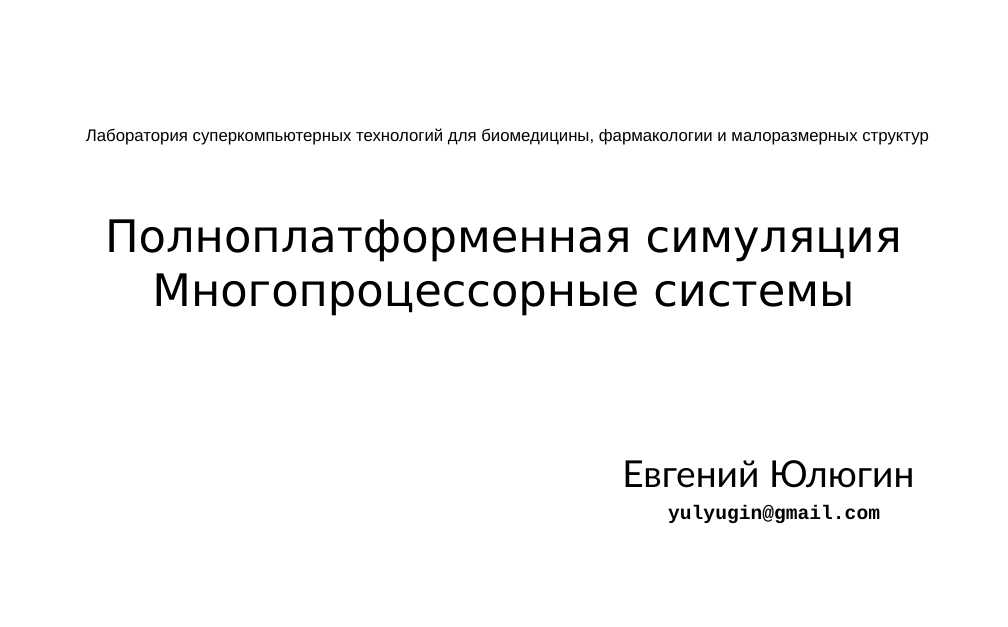
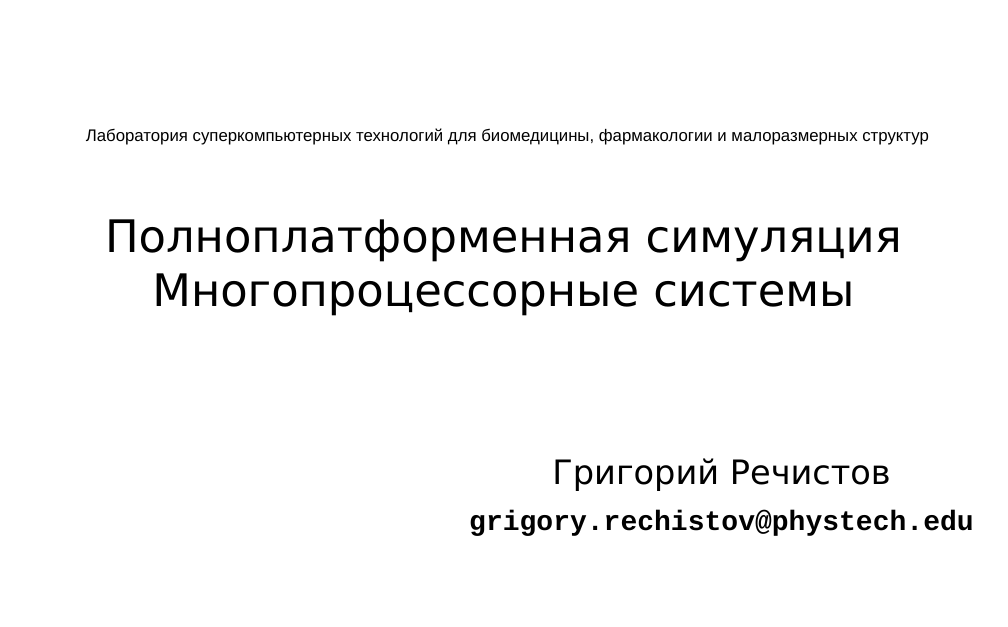
Before and after one commit to atakua/simlectures-archive, a slide deck: slide 1 of lecture05-des/lecture05-des.odp. Drawn at 1008x627 pixels with LibreOffice and Linux fonts; fonts in the diff are those of the drawing; background and template pictures are left out. Boxes give left, top, right and bottom in pixels: in the first picture for what was removed or moved away, otherwise in the second. Text is boxed around its words. In the diff, an @@ line names an element or a change of style, - is before the commit and + after.

```diff
--- a/lecture05-des/lecture05-des.odp
+++ b/lecture05-des/lecture05-des.odp
@@ subtitle added at (469,458,974,536), 20 pt, text #000000, bold @@
+Григорий Речистов
+grigory.rechistov@phystech.edu
@@ subtitle removed at (622,460,914,523) @@
-Евгений Юлюгин
-yulyugin@gmail.com
```
Also in this commit, not shown: 28 other slides changed, 1 slide added, 2 slides removed, 1 other file.
